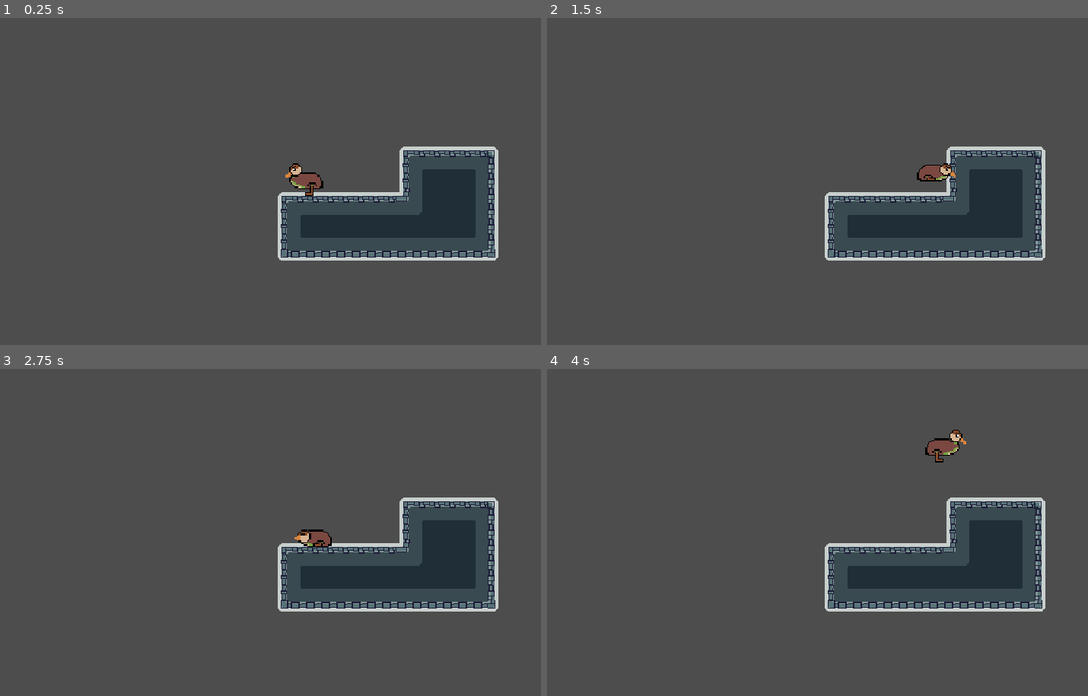
Above: before the commit, frames 1-4 (two rows, left to right).
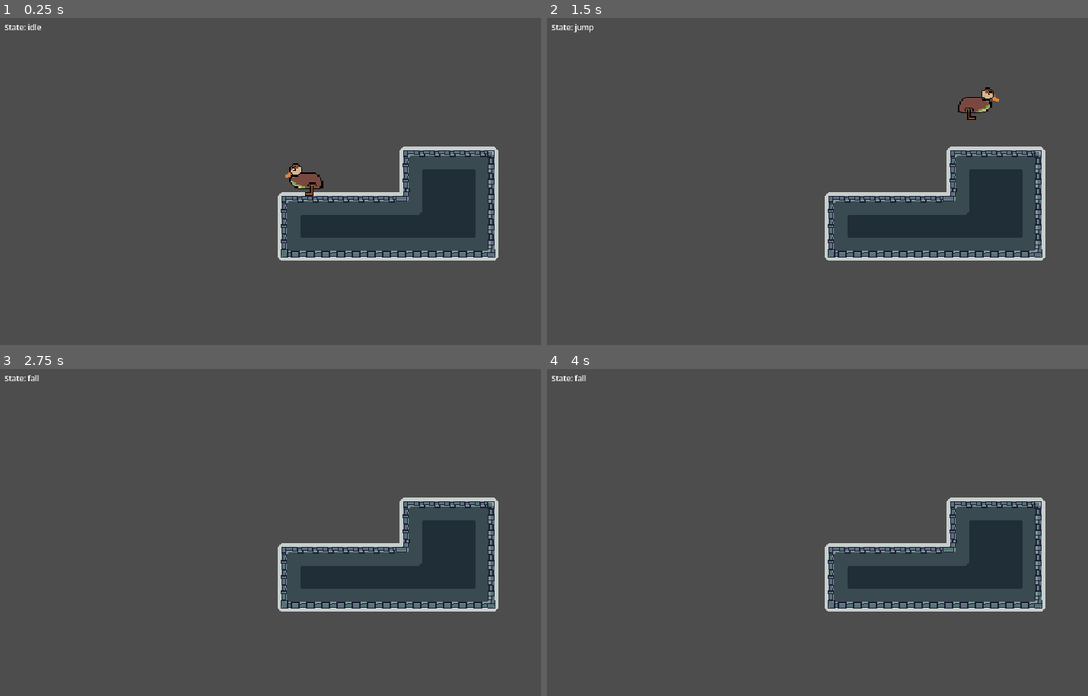
Above: after the commit, the same moments.

Repository: RunawayRabbit/GetDown
Game: Godot game, scene res://sandbox.tscn
The game is run twice, just before and just after one commit, with the same random seed, the same clock (stepped at 60 frames per second) and the same inputs.
Inputs:
- Up to frame 1 (0.25 s): no input
- Up to frame 2 (1.5 s): tap Enter at 0.5 s; hold S (duck) 0.53-1.28 s; hold D (move_right) from 0.53 s (still down); tap Space (jump) at 0.77, 0.8, 1.07, 1.35 s
- Up to frame 3 (2.75 s): tap Space (jump) at 1.52, 1.82, 2.3 s; tap S (duck) at 1.55 s; release D (move_right) at 2.03 s; hold A (move_left) from 2.03 s (still down); hold S (duck) from 2.03 s (still down)
- Up to frame 4 (4 s): release A (move_left) at 2.78 s; release S (duck) at 2.78 s; hold D (move_right) from 2.78 s (still down); tap S (duck) at 2.85 s; tap Space (jump) at 3.02, 3.32 s; hold Space (jump) from 3.53 s (still down)

The runs differ from the first frame. In frame 1, less than 0.1% of the frame differs, in the area x 0-8%, y 1-4%; in frame 2, 0.7%, in the area x 0-84%, y 1-50%; in frame 3, 0.4%; in frame 4, 0.5%.

Commit message:
less janky state machine

Diff:
--- a/character/char_controller.gd
+++ b/character/char_controller.gd
@@ -19,39 +19,37 @@
 
 @export_category("Jump Tuning")
 ## Impulse applied immediately upon jumping.
-@export var min_jump_force : float = 250.0
+@export var min_jump_force: float = 250.0
 ## Upward force added per second while holding jump button.
-@export var jump_hold_force : float = 500.0
+@export var jump_hold_force: float = 500.0
 ## Hold length in seconds to achieve maximum jump height.
-@export var jump_hold_time_seconds : float = 0.3
+@export var jump_hold_time_seconds: float = 0.3
 
 @export_category("Assists")
 ## When you fall off an edge, you can still input a jump for this many seconds.
-@export var coyote_time : float = 0.15
+@export var coyote_time: float = 0.15
 ## When landing, you can input a jump this many seconds before you land to jump immediately.
-@export var jump_buffer_time : float = 0.15
+@export var jump_buffer_time: float = 0.15
 
 @onready var animated_sprite_2d: AnimatedSprite2D = $AnimatedSprite2D
+@onready var state_machine: CharacterStateMachine = $StateMachine
 
-enum PlayerState { IDLE, WALK, JUMP, FALL }
-var _state := PlayerState.IDLE
+var move_input: float = 0.0
+var is_ducking: bool = false
 
-var _coyote_timer : float = 0.0
-var _buffer_timer : float = 0.0
-var _jump_hold_timer : float = 0.0
-var _is_jumping : bool = false
-var _move_input : float = 0.0
-var _is_ducking : bool = false
+var _coyote_timer: float = 0.0
+var _buffer_timer: float = 0.0
 
 func _physics_process(delta: float) -> void:
 	_update_timers(delta)
-	_process_input(delta)
+	_read_input()
 
-	_update_state()
-	_do_movement(delta)
+	state_machine.physics_update(delta)
+	_check_jump_trigger()
 
 	move_and_slide()
-	_update_sprite()
+
+
 
 func _update_timers(delta: float) -> void:
 	if is_on_floor():
@@ -62,100 +60,65 @@
 	if _buffer_timer > 0.0:
 		_buffer_timer -= delta
 
-func _process_input(_delta: float) -> void:
-	_move_input = Input.get_axis("move_left", "move_right")
-	_is_ducking = Input.is_action_pressed("duck")
+
+func _read_input() -> void:
+	move_input = Input.get_axis("move_left", "move_right")
+	is_ducking = Input.is_action_pressed("duck")
 
 	if Input.is_action_just_pressed("jump"):
 		_buffer_timer = jump_buffer_time
 
+
+func _check_jump_trigger() -> void:
+	if state_machine.is_in_state("jump"):
+		return
 	if _buffer_timer > 0.0 and _coyote_timer > 0.0:
-		_start_jump()
+		state_machine.transition_to("jump")
 
-	if Input.is_action_just_released("jump") or _jump_hold_timer >= jump_hold_time_seconds:
-		_is_jumping = false
 
-func _start_jump() -> void:
-	velocity.y = -min_jump_force
+func consume_jump() -> void:
 	_coyote_timer = 0.0
 	_buffer_timer = 0.0
-	_jump_hold_timer = 0.0
-	_is_jumping = true
-	_state = PlayerState.JUMP
 
-func _update_state() -> void:
-	if is_on_floor():
-		if abs(velocity.x) > 10.0:
-			_state = PlayerState.WALK
+
+
+
+# --- HELPERS ---
+
+# TODO: Probably move these to grounded and air state?
+func apply_ground_movement(delta: float) -> void:
+	if move_input != 0.0:
+		if move_input * velocity.x > 0:
+			velocity.x = move_toward(velocity.x, move_input * max_speed, acceleration * delta)
 		else:
-			_state = PlayerState.IDLE
-	else:
-		if velocity.y < 0.0:
-			_state = PlayerState.JUMP
-		else:
-			_state = PlayerState.FALL
-
-func _do_movement(delta: float) -> void:
-	match _state:
-		PlayerState.IDLE, PlayerState.WALK:
-			_do_ground_movement(delta)
-		PlayerState.JUMP, PlayerState.FALL:
-			_do_air_movement(delta)
-
-func _do_ground_movement(delta: float) -> void:
-	if _move_input != 0.0:
-		if _move_input * velocity.x > 0:
-			velocity.x = move_toward(velocity.x, _move_input * max_speed, acceleration * delta)
-		else:
-			velocity.x = move_toward(velocity.x, _move_input * max_speed, turn_acceleration * delta)
+			velocity.x = move_toward(velocity.x, move_input * max_speed, turn_acceleration * delta)
 	else:
 		velocity.x = move_toward(velocity.x, 0.0, deceleration * delta)
 
-func _do_air_movement(delta: float) -> void:
-	var grav := get_gravity()
 
-	if _is_jumping and Input.is_action_pressed("jump"):
-		_jump_hold_timer += delta
-		velocity += (grav * 0.3) * delta
-		velocity.y -= jump_hold_force * delta
-	else:
-		velocity += grav * delta
-
-	if _move_input != 0.0:
-		if _move_input * velocity.x > 0:
-			velocity.x = move_toward(velocity.x, _move_input * max_speed, air_acceleration * delta)
+func apply_air_movement(delta: float) -> void:
+	if move_input != 0.0:
+		if move_input * velocity.x > 0:
+			velocity.x = move_toward(velocity.x, move_input * max_speed, air_acceleration * delta)
 		else:
-			velocity.x = move_toward(velocity.x, _move_input * max_speed, air_turn_acceleration * delta)
+			velocity.x = move_toward(velocity.x, move_input * max_speed, air_turn_acceleration * delta)
 	else:
 		velocity.x = move_toward(velocity.x, 0.0, deceleration * delta)
 
-func _update_sprite() -> void:
+
+func update_facing() -> void:
 	if not animated_sprite_2d:
 		return
-
 	if velocity.x < 0:
 		animated_sprite_2d.flip_h = false
 	elif velocity.x > 0:
 		animated_sprite_2d.flip_h = true
 
-	match _state:
-		PlayerState.JUMP:
-			# Godot will "loop" if I tell it to play on every frame.
-			# Hacky way to prevent this..
-			if animated_sprite_2d.frame_progress < 1.0:
-				animated_sprite_2d.play("jump")
-		PlayerState.FALL:
-			if animated_sprite_2d.sprite_frames.has_animation("fall"):
-				animated_sprite_2d.play("fall")
-			else:
-				animated_sprite_2d.play("jump")
-		PlayerState.WALK:
-			if _is_ducking:
-				animated_sprite_2d.play("duck")
-			else:
-				animated_sprite_2d.play("run")
-		PlayerState.IDLE:
-			if _is_ducking:
-				animated_sprite_2d.play("duck")
-			else:
-				animated_sprite_2d.play("idle")
+
+func play_animation(anim_name: String) -> void:
+	if not animated_sprite_2d:
+		return
+	if animated_sprite_2d.sprite_frames and not animated_sprite_2d.sprite_frames.has_animation(anim_name):
+		return
+	if animated_sprite_2d.animation != anim_name:
+		animated_sprite_2d.play(anim_name)
--- /dev/null
+++ b/character/char_state.gd
@@ -0,0 +1,18 @@
+extends Node
+class_name CharacterState
+
+var controller: CharacterController
+var state_machine: CharacterStateMachine
+
+## Called once when this state becomes active.
+## Previous_state_name can be an empty string. (ie: when starting cold.)
+func enter(_previous_state_name: String) -> void:
+	pass
+
+## Called once when this state is about to be replaced.
+func exit() -> void:
+	pass
+
+## Called every physics frame while this state is active.
+func physics_update(_delta: float) -> void:
+	pass
--- /dev/null
+++ b/character/char_state_machine.gd
@@ -0,0 +1,57 @@
+
+class_name CharacterStateMachine
+extends Node
+
+## Name of the state node to enter on _ready(). Must match a child node name. Sorry for the jank.
+@export var initial_state_name: String = "idle"
+
+# TODO: I don't really like how fragile this is. It just kind fell out of the general stress of
+# "I don't have time to do a good job", and it might be good enough but.. be prepared to spend
+# time refactoring this away from node-based and into RefCounted
+
+var current_state: CharacterState
+var _states: Dictionary = {}
+
+
+func _ready() -> void:
+	var controller := get_parent() as CharacterController
+	for child in get_children():
+		if child is CharacterState:
+			_states[child.name] = child
+			child.controller = controller
+			child.state_machine = self
+
+	if _states.has(initial_state_name):
+		current_state = _states[initial_state_name]
+		current_state.enter("")
+	else:
+		push_error("CharacterStateMachine._ready: initial_state_name: '%s' ain't a valid state my dude. \
+			Name must match the name of a child node of the StateMachine." % initial_state_name)
+	DebugDisplay.watch("State", func(): return current_state.name)
+
+
+func physics_update(delta: float) -> void:
+	if current_state:
+		current_state.physics_update(delta)
+
+
+func transition_to(state_name: String) -> void:
+	if not _states.has(state_name):
+		push_error("CharacterStateMachine.transition_to: no state named '%s'." % state_name)
+		return
+	if current_state == _states[state_name]:
+		return
+
+	var previous_name := current_state.name if current_state else StringName("")
+	if current_state:
+		current_state.exit()
+	current_state = _states[state_name]
+	current_state.enter(previous_name)
+
+
+func get_state_name() -> String:
+	return current_state.name if current_state else StringName("")
+
+
+func is_in_state(state_name: String) -> bool:
+	return get_state_name() == state_name
--- a/character/character.tscn
+++ b/character/character.tscn
@@ -2,6 +2,10 @@
 
 [ext_resource type="Script" uid="uid://bq1pxduq0h73o" path="res://character/char_controller.gd" id="1_glpr6"]
 [ext_resource type="Texture2D" uid="uid://cmytfbk448nk8" path="res://art/player/player sprites.png" id="2_1l1n4"]
+[ext_resource type="Script" uid="uid://da48umyksopq4" path="res://character/char_state_machine.gd" id="3_ugqs2"]
+[ext_resource type="Script" uid="uid://d4lba42lwoueq" path="res://character/states/state_grounded.gd" id="4_hx151"]
+[ext_resource type="Script" uid="uid://u7flw2eykdxt" path="res://character/states/state_jump.gd" id="5_o6jyn"]
+[ext_resource type="Script" uid="uid://bdot4hrhlu556" path="res://character/states/state_fall.gd" id="6_tgjim"]
 
 [sub_resource type="AtlasTexture" id="AtlasTexture_1l1n4"]
 atlas = ExtResource("2_1l1n4")
@@ -93,7 +97,7 @@
 }],
 "loop": 0,
 "name": &"jump",
-"speed": 5.0
+"speed": 10.0
 }, {
 "frames": [{
 "duration": 1.0,
@@ -127,6 +131,8 @@
 "speed": 5.0
 }]
 
+[sub_resource type="SpriteFrames" id="SpriteFrames_omraf"]
+
 [sub_resource type="CapsuleShape2D" id="CapsuleShape2D_omraf"]
 radius = 8.791208
 height = 20.512821
@@ -143,8 +149,10 @@
 z_index = 1
 position = Vector2(0, -20)
 sprite_frames = SubResource("SpriteFrames_pjt0s")
-animation = &"duck"
-frame_progress = 0.77073056
+animation = &"jump"
+
+[node name="Wings" type="AnimatedSprite2D" parent="." unique_id=521792547]
+sprite_frames = SubResource("SpriteFrames_omraf")
 
 [node name="StandingCollider" type="CollisionShape2D" parent="." unique_id=1308594552]
 position = Vector2(-3.45381e-14, -8.791208)
@@ -155,3 +163,22 @@
 position = Vector2(0, -6.5934067)
 rotation = 1.5707964
 shape = SubResource("CapsuleShape2D_1l1n4")
+
+[node name="StateMachine" type="Node" parent="." unique_id=865979981]
+script = ExtResource("3_ugqs2")
+
+[node name="idle" type="Node" parent="StateMachine" unique_id=1299175377]
+script = ExtResource("4_hx151")
+metadata/_custom_type_script = "uid://d4lba42lwoueq"
+
+[node name="run" type="Node" parent="StateMachine" unique_id=718881530]
+script = ExtResource("4_hx151")
+metadata/_custom_type_script = "uid://d4lba42lwoueq"
+
+[node name="jump" type="Node" parent="StateMachine" unique_id=877762585]
+script = ExtResource("5_o6jyn")
+metadata/_custom_type_script = "uid://u7flw2eykdxt"
+
+[node name="fall" type="Node" parent="StateMachine" unique_id=1916262173]
+script = ExtResource("6_tgjim")
+metadata/_custom_type_script = "uid://bdot4hrhlu556"
--- /dev/null
+++ b/character/states/state_air.gd
@@ -0,0 +1,27 @@
+extends CharacterState
+class_name StateAir
+
+func physics_update(delta: float) -> void:
+	_apply_vertical(delta)
+	controller.apply_air_movement(delta)
+	controller.update_facing()
+	controller.play_animation(_get_animation())
+
+	if controller.is_on_floor():
+		state_machine.transition_to("run" if absf(controller.velocity.x) > 10.0 else "idle")
+		return
+
+	_check_air_transition()
+
+## Override: apply gravity / hold-force / whatever this state's vertical rule is.
+## You may safely assume gravity doesn't change in this game. I think. =/
+func _apply_vertical(_delta: float) -> void:
+	pass
+
+## Override: return the animation name to play this frame.
+func _get_animation() -> String:
+	return "fall"
+
+## Override: transition to another airborne state if needed (e.g. Jump -> Fall).
+func _check_air_transition() -> void:
+	pass
--- /dev/null
+++ b/character/states/state_fall.gd
@@ -0,0 +1,8 @@
+extends StateAir
+class_name StateFall
+
+func _apply_vertical(delta: float) -> void:
+	controller.velocity += controller.get_gravity() * delta
+
+func _get_animation() -> String:
+	return "fall"
--- /dev/null
+++ b/character/states/state_grounded.gd
@@ -0,0 +1,23 @@
+extends CharacterState
+class_name StateGrounded
+
+func physics_update(delta: float) -> void:
+	controller.apply_ground_movement(delta)
+	controller.update_facing()
+
+	if not controller.is_on_floor():
+		state_machine.transition_to("fall")
+		return
+
+	if controller.is_ducking:
+		controller.play_animation("duck")
+	else:
+		controller.play_animation("run" if _is_moving() else "idle")
+
+	if _is_moving():
+		state_machine.transition_to("run")
+	else:
+		state_machine.transition_to("idle")
+
+func _is_moving() -> bool:
+	return absf(controller.velocity.x) > 10.0
--- /dev/null
+++ b/character/states/state_jump.gd
@@ -0,0 +1,25 @@
+extends StateAir
+class_name StateJump
+
+var _hold_timer := 0.0
+
+func enter(_previous_state_name: String) -> void:
+	controller.velocity.y = -controller.min_jump_force
+	_hold_timer = 0.0
+	controller.consume_jump()
+
+func _apply_vertical(delta: float) -> void:
+	var still_holding := Input.is_action_pressed("jump") and _hold_timer < controller.jump_hold_time_seconds
+	if still_holding:
+		_hold_timer += delta
+		controller.velocity += controller.get_gravity() * 0.3 * delta
+		controller.velocity.y -= controller.jump_hold_force * delta
+	else:
+		controller.velocity += controller.get_gravity() * delta
+
+func _get_animation() -> String:
+	return "jump"
+
+func _check_air_transition() -> void:
+	if controller.velocity.y >= 0.0:
+		state_machine.transition_to("fall")
--- /dev/null
+++ b/debug/debug_display.gd
@@ -0,0 +1,34 @@
+extends CanvasLayer
+
+@onready var label := Label.new()
+
+var watches:Dictionary = {}
+
+func _ready():
+	layer = 1000
+
+	label.position = Vector2(5, 5)
+	label.add_theme_font_size_override("font_size", 8)
+	label.modulate = Color(1, 1, 1)
+
+	add_child(label)
+
+
+func _process(_delta):
+	var keys := watches.keys()
+	keys.sort()
+
+	var text := ""
+
+	for key in keys:
+		text += "%s: %s\n" % [key, watches[key].call()]
+
+	label.text = text
+
+
+func watch(key: String, lambda: Callable):
+	watches[key] = lambda
+
+
+func remove_display(key):
+	watches.erase(key)
--- a/project.godot
+++ b/project.godot
@@ -14,6 +14,10 @@
 run/main_scene="uid://e50mwih6x7c4"
 config/features=PackedStringArray("4.7", "GL Compatibility")
 config/icon="res://icon.svg"
+
+[autoload]
+
+DebugDisplay="*uid://drmnqwiyb12bl"
 
 [display]
 
Not shown, added: character/char_state.gd.uid
Not shown, added: character/char_state_machine.gd.uid
Not shown, added: character/states/state_air.gd.uid
Not shown, added: character/states/state_fall.gd.uid
Not shown, added: character/states/state_grounded.gd.uid
Not shown, added: character/states/state_jump.gd.uid
Not shown, added: debug/debug_display.gd.uid
